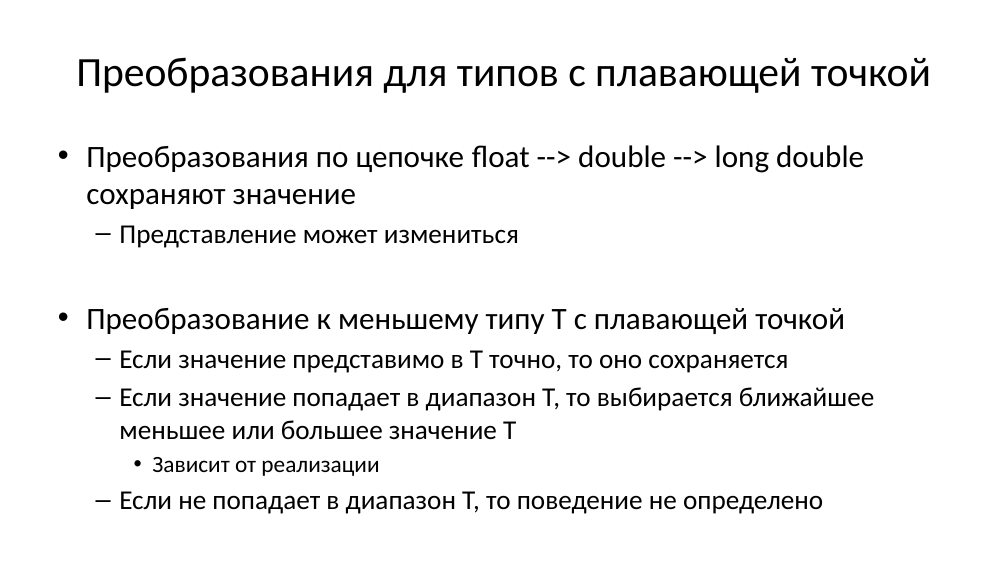
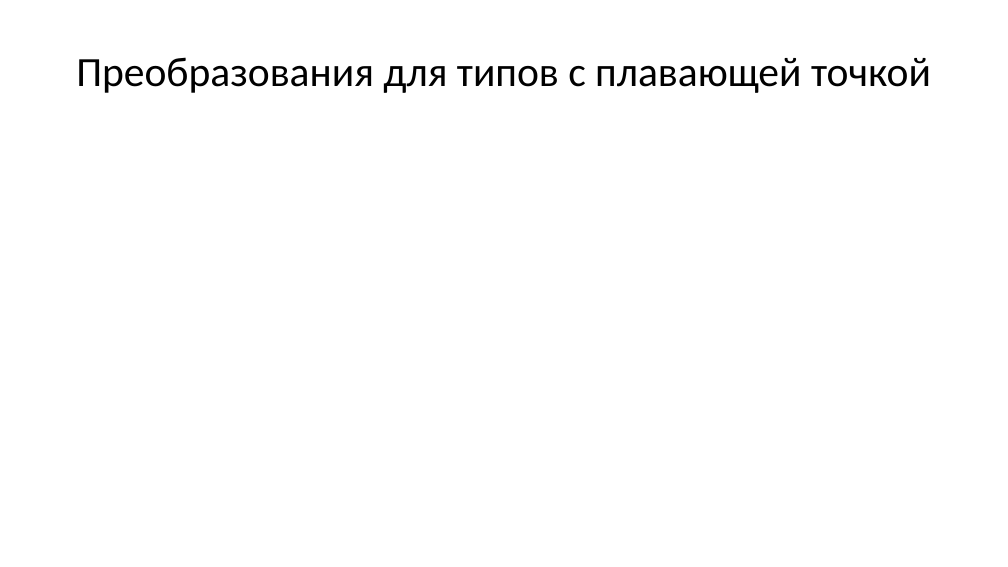
Before and after one commit to Evgueni-Petrov-aka-espetrov/Algorithms-and-Programming-in-C-pptx, a slide deck: slide 32 of 03.75 Преобразования типов.pptx (slide 8 before the commit). Drawn at 1008x567 pixels with LibreOffice and Linux fonts; fonts in the diff are those of the drawing. Boxes give left, top, right and bottom in pixels: in the first picture for what was removed or moved away, otherwise in the second. Text is boxed around its words. In the diff, an @@ line names an element or a change of style, - is before the commit and + after.

```diff
--- a/03.75 Преобразования типов.pptx
+++ b/03.75 Преобразования типов.pptx
@@ text removed at <box>86,145,874,514</box> @@
-• Преобразования по цепочке float --> double --> long double сохраняют значение
-  – Представление может измениться
-• Преобразование к меньшему типу Т с плавающей точкой
-  – Если значение представимо в Т точно, то оно сохраняется
-  – Если значение попадает в диапазон Т, то выбирается ближайшее меньшее или большее значение Т
-    • Зависит от реализации
-  – Если не попадает в диапазон Т, то поведение не определено
```
Also in this commit, not shown: 12 other slides changed, 59 slides added, 2 slides removed.
